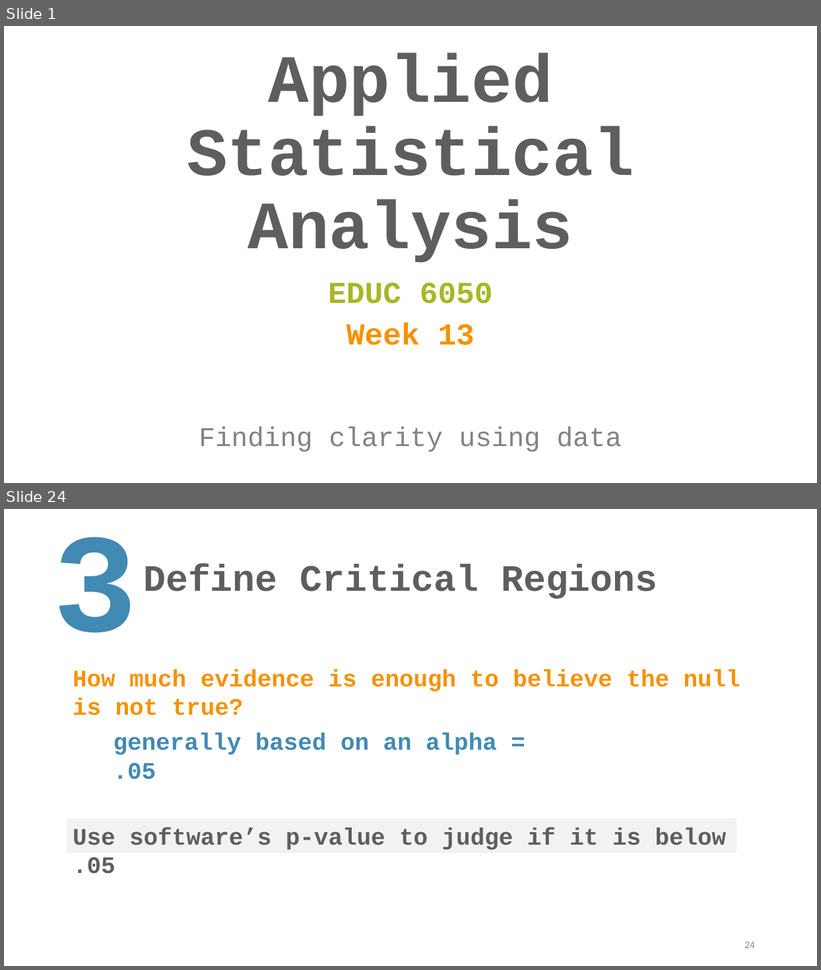
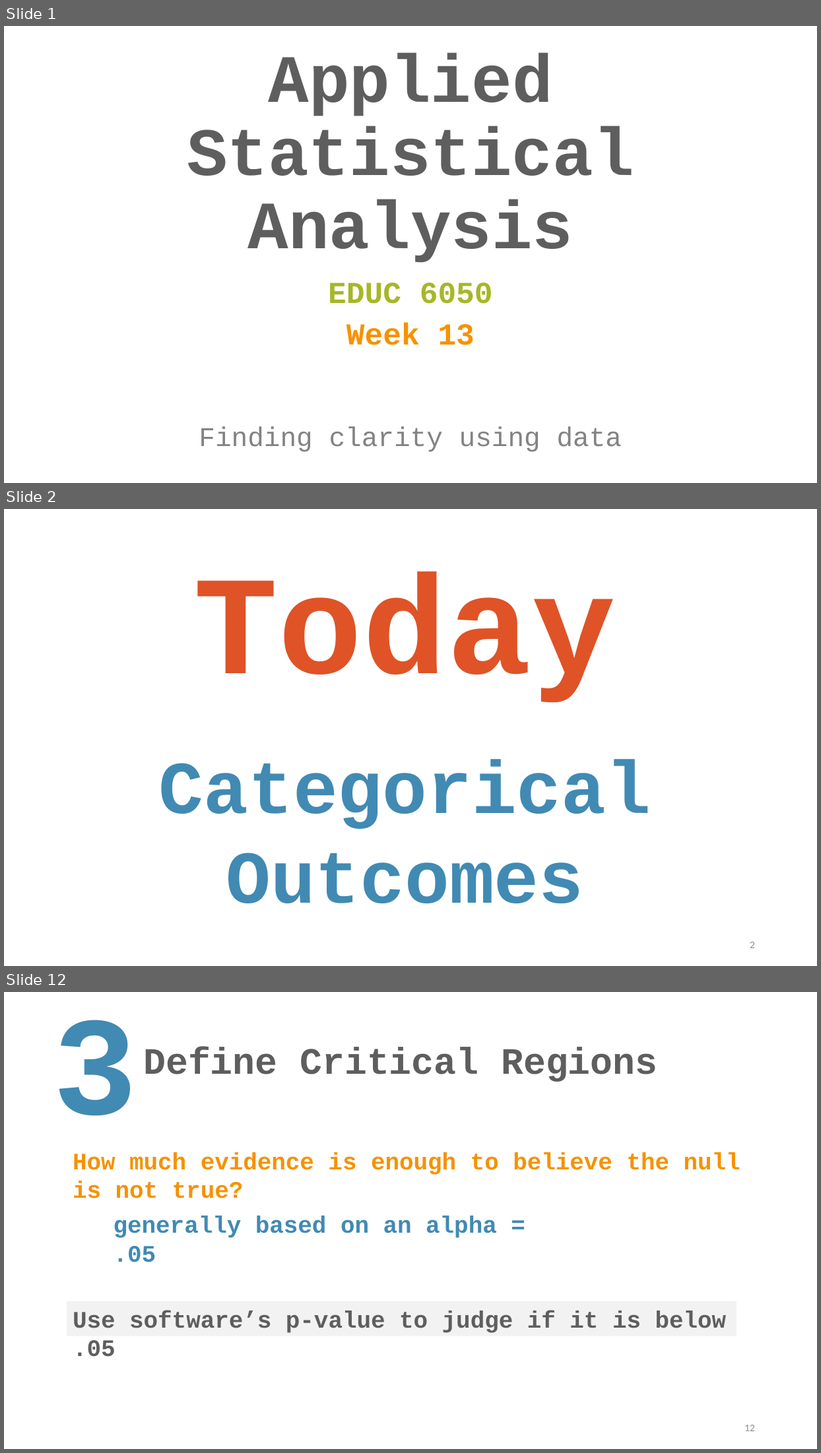
Before and after one commit to TysonStanley/EDU-6050, a slide deck: Slides/13_EDUC_6050_2018.pptx. Shown one above the other, each under a label of ours: slides 1 and 24 before the commit, slides 1, 2 and 12 after it; the slides between them are not shown. The pictures are 821x970 and 821x1453 pixels, drawn with LibreOffice and Linux fonts; fonts in the diff are those of the drawing. Boxes give left, top, right and bottom in pixels: in the first picture for what was removed or moved away, otherwise in the second. Text is boxed around its words. In the diff, an @@ line names an element or a change of style, - is before the commit and + after.

```diff
--- a/Slides/13_EDUC_6050_2018.pptx
+++ b/Slides/13_EDUC_6050_2018.pptx
@@ slide 2 added at bbox=[4, 509, 817, 966], background #FFFFFF @@
@@ title added at bbox=[194, 573, 616, 703], 166 pt, text #DF5327, bold @@
+Today
@@ text added at bbox=[159, 760, 651, 904], 88 pt, text #418AB3, bold @@
+Categorical Outcomes
@@ page number added at bbox=[750, 942, 755, 949], 12 pt, text #8C8C8C @@
+2
@@ what was slide 24 is now slide 12 @@
@@ page number at bbox=[745, 1425, 755, 1432]: text changed @@
-24
+12
```
Also in this commit, not shown: 3 slides changed, 13 other slides added, 3 other files.
